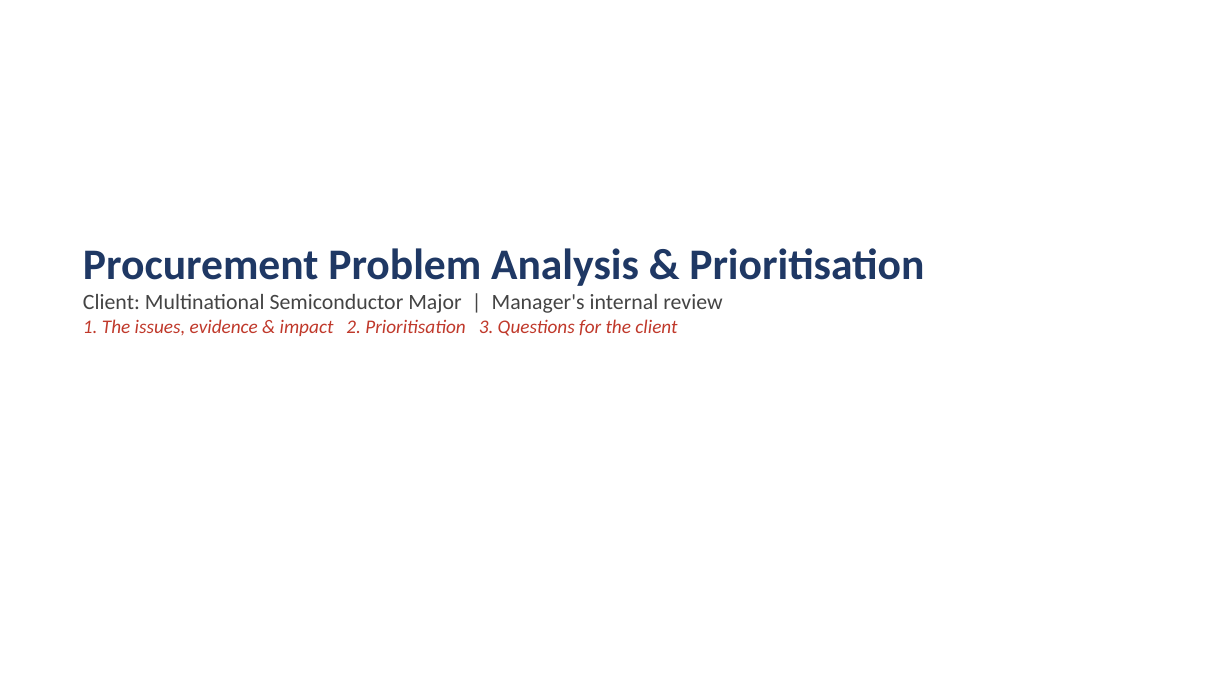
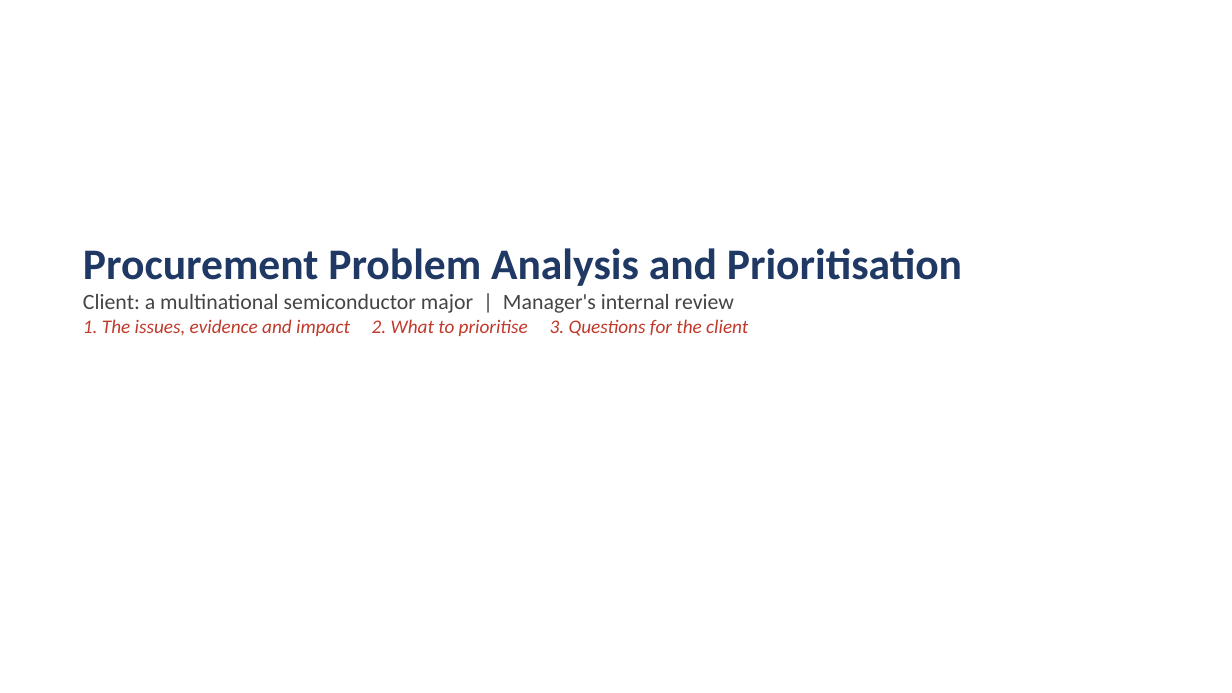
Before and after one commit to DAVIDEJI20/-irri-website, a slide deck: slide 1 of NextTech_Procurement_Analysis.pptx. Drawn at 1232x693 pixels with LibreOffice and Linux fonts; fonts in the diff are those of the drawing. Boxes give left, top, right and bottom in pixels: in the first picture for what was removed or moved away, otherwise in the second. Text is boxed around its words. In the diff, an @@ line names an element or a change of style, - is before the commit and + after.

```diff
--- a/NextTech_Procurement_Analysis.pptx
+++ b/NextTech_Procurement_Analysis.pptx
@@ text at (x1=83, y1=248, x2=962, y2=336): text changed @@
-Procurement Problem Analysis & Prioritisation
-Client: Multinational Semiconductor Major | Manager's internal review
-1. The issues, evidence & impact 2. Prioritisation 3. Questions for the client
+Procurement Problem Analysis and Prioritisation
+Client: a multinational semiconductor major | Manager's internal review
+1. The issues, evidence and impact 2. What to prioritise 3. Questions for the client
```
Also in this commit, not shown: 11 other slides changed, 1 other file.
